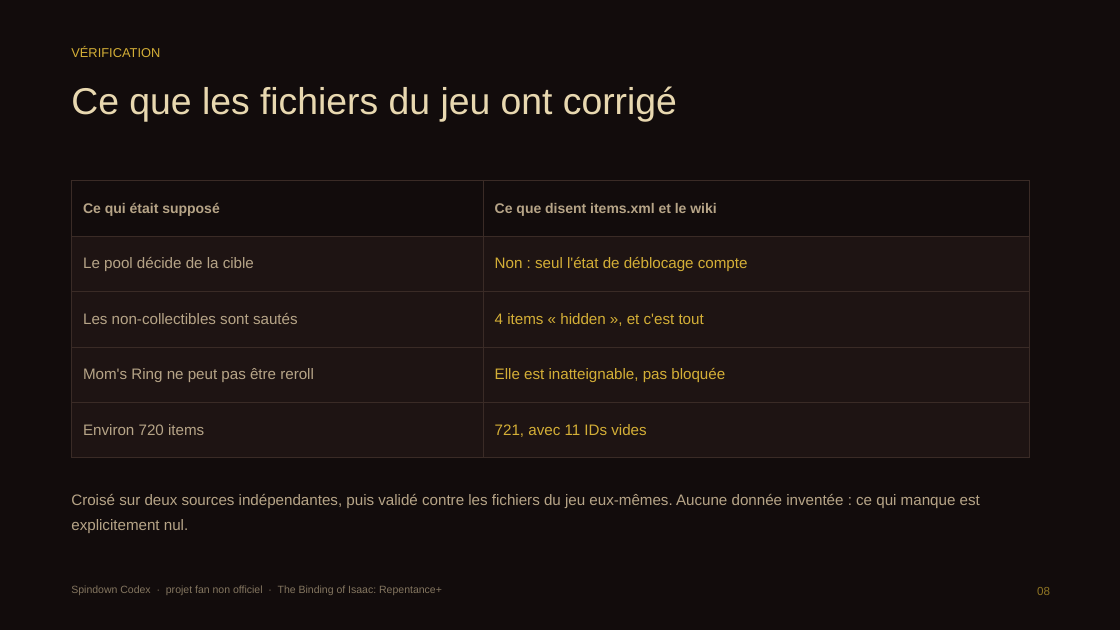
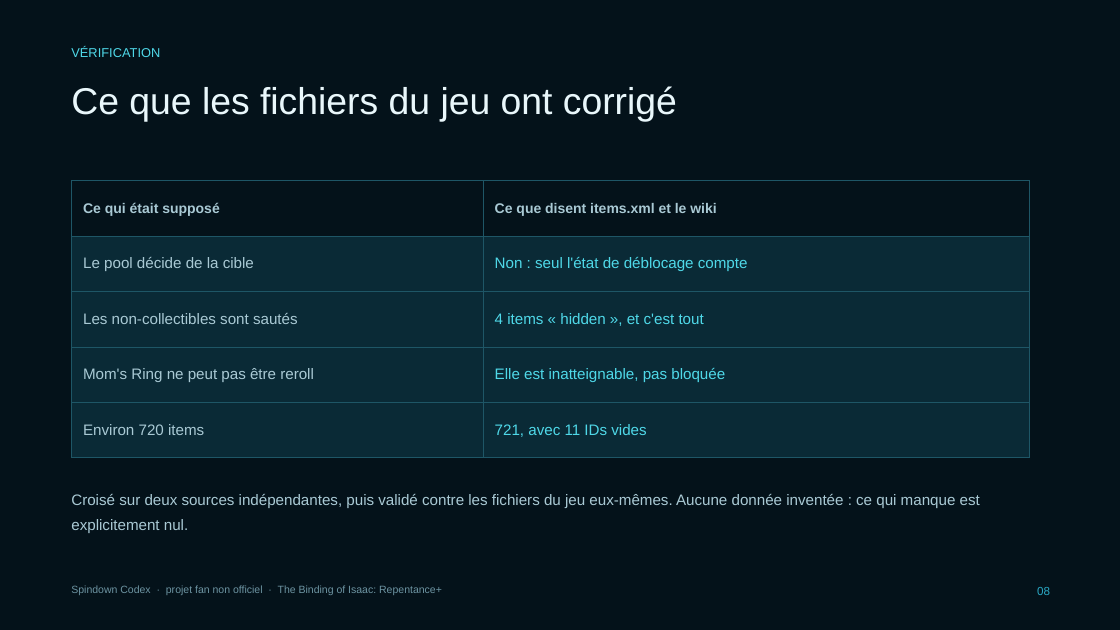
Before and after one commit to 26mataa/Spindown-codex, a slide deck: slide 8 of docs/Spindown-Codex.pptx. Drawn at 1120x630 pixels with LibreOffice and Linux fonts; fonts in the diff are those of the drawing. Boxes give left, top, right and bottom in pixels: in the first picture for what was removed or moved away, otherwise in the second. Text is boxed around its words. In the diff, an @@ line names an element or a change of style, - is before the commit and + after.

```diff
--- a/docs/Spindown-Codex.pptx
+++ b/docs/Spindown-Codex.pptx
@@ rectangle at <box>0,0,1120,630</box>: fill #120C0C to #04121A @@
@@ text "VÉRIFICATION" at <box>71,47,160,57</box>: text colour #D4AF37 to #4FD8E8 @@
@@ text "Ce que les fichiers du ..." at <box>71,86,677,122</box>: text colour #E8D8B0 to #E9F7FB @@
@@ table at <box>71,181,1029,458</box> @@
@@ fill #120C0C to #04121A in row 1 @@
@@ fill #1E1413 to #0A2A36 in 8 cells @@
@@ text colour #B6A487 to #A9C9D4 in "Ce qui était supposé", "Ce que disent items.xml et le wiki", "Le pool décide de la cible", "Les non-collectibles sont sautés" and 2 more places @@
@@ text colour #D4AF37 to #4FD8E8 in "Non : seul l'état de déblocage compte", "4 items « hidden », et c'est ...", "Elle est inatteignable, pas bloquée", "721, avec 11 IDs vides" @@
@@ borders changed @@
@@ text "Croisé sur deux sources indépendantes, ..." at <box>71,494,980,533</box>: text colour #B6A487 to #A9C9D4 @@
@@ text "Spindown Codex · projet fan ..." at <box>71,585,442,595</box>: text colour #847660 to #6D94A2 @@
@@ text "08" at <box>1037,587,1050,595</box>: text colour #8F7524 to #2AA8C4 @@
```
Also in this commit, not shown: 10 other slides changed, 21 other files.
